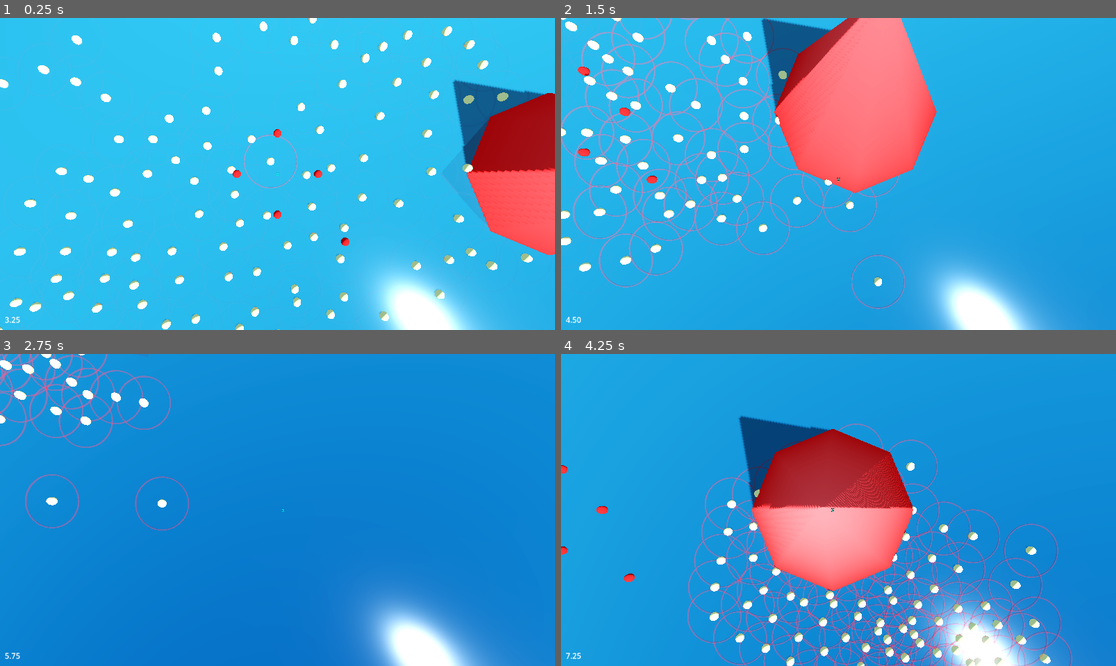
Above: before the commit, frames 1-4 (two rows, left to right).
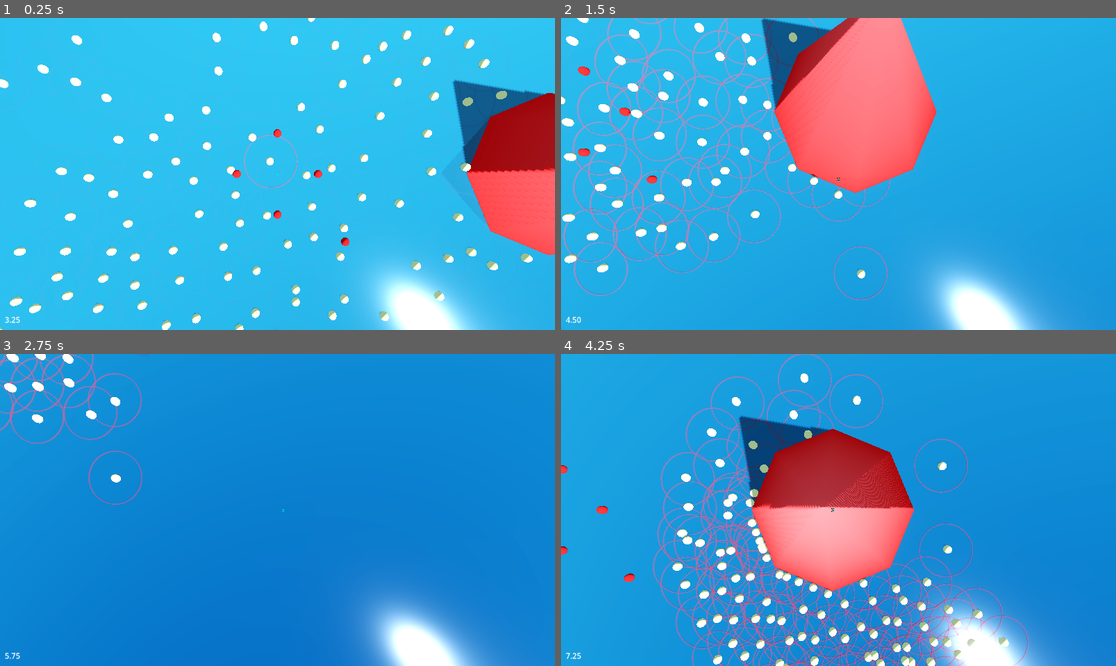
Above: after the commit, the same moments.

Repository: zeke8402/asg-godot-brewing
Game: Godot game, scene res://Scenes/main.tscn
The game is run twice, just before and just after one commit, with the same random seed, the same clock (stepped at 60 frames per second) and the same inputs.
Inputs (mouse positions are in pixels of both pictures, inside the frame that each line leads up to):
- Up to frame 1 (0.25 s): no input
- Up to frame 2 (1.5 s): move the mouse to (960, 158) at 0.52 s; hold D (move_right) 0.53-1.28 s; click (960, 158) at 0.67 s; move the mouse to (727, 189) at 1.27 s; hold S (move_down) from 1.28 s (still down)
- Up to frame 3 (2.75 s): move the mouse to (333, 441) at 2.02 s; release S (move_down) at 2.03 s; hold D (move_right) from 2.03 s (still down)
- Up to frame 4 (4.25 s): move the mouse to (810, 572) at 2.77 s; release D (move_right) at 2.78 s; hold W (move_up) 2.78-3.53 s; click (810, 572) at 2.92 s; move the mouse to (1005, 556) at 3.52 s; hold A (move_left) from 3.53 s (still down)

The runs differ from the first frame. In frame 1, 1.1% of the frame differs, in the area x 0-92%, y 0-100%; in frame 2, 11%; in frame 3, 3.3%; in frame 4, 16%, in the area x 16-93%, y 0-100%.

Commit message:
switching to move_and_collide to ensure yeast cells can collide with fruits. changed collision layers so that yeast cells don't collide with each other.

Diff:
--- a/Scripts/flock.gd
+++ b/Scripts/flock.gd
@@ -107,10 +107,8 @@
 		var to_cell: Vector3 = cell.global_position - global_position
 		if to_cell.length() < 0.001:
 			to_cell = Vector3(1, 0, 0)
-
 		var ideal_position: Vector3 = global_position + to_cell.normalized() * FLOCK_RADIUS
 		var radius_force: Vector3 = (ideal_position - cell.global_position) * RADIUS_STRENGTH
-
 		var separation_force := Vector3.ZERO
 		for other in _cells:
 			if other == cell:
@@ -119,10 +117,19 @@
 			var dist: float = diff.length()
 			if dist < SEPARATION_RADIUS and dist > 0.001:
 				separation_force += diff.normalized() * (SEPARATION_RADIUS - dist) * SEPARATION_STRENGTH
-
 		cell.velocity += (radius_force + separation_force) * delta
-		cell.velocity *= DAMPING
-		cell.global_position += cell.velocity * delta
+		cell.velocity.y = 0.0
+		cell.velocity *= pow(DAMPING, delta)
+		cell.velocity = cell.velocity.limit_length(cellMaxVelocity)
+
+		var body := cell.get_child(0) as CharacterBody3D
+		if body:
+			body.global_position = cell.global_position
+			var collision := body.move_and_collide(cell.velocity * delta)
+			if collision:
+				cell.velocity = cell.velocity.bounce(collision.get_normal()) * 0.1
+			cell.global_position = body.global_position
+			cell.global_position.y = 0.0
 
 
 func _process_flock_idle(delta: float) -> void:
@@ -132,8 +139,6 @@
 	_alignment()
 	_borders(delta)
 	_apply(delta)
-
-
 
 func _detectNeighbors():
 	for i in range(_cells.size()):
@@ -187,7 +192,7 @@
 			average_vel += neighbor.velocity
 		average_vel /= cell.neighbors.size()
 
-		cell.acceleration += average_vel * alignmentWeight
+		cell.acceleration += average_vel.normalized() * alignmentWeight
 
 
 func _borders(delta: float) -> void:
@@ -217,6 +222,15 @@
 	for cell in _cells:
 		cell.velocity += cell.acceleration * delta
 		cell.velocity.y = 0.0
+		cell.velocity *= pow(DAMPING, delta)
 		cell.velocity = cell.velocity.limit_length(cellMaxVelocity)
 		cell.acceleration = Vector3.ZERO
-		cell.global_position += cell.velocity * delta
+
+		var body := cell.get_child(0) as CharacterBody3D
+		if body:
+			body.global_position = cell.global_position
+			var collision := body.move_and_collide(cell.velocity * delta)
+			if collision:
+				cell.velocity = cell.velocity.bounce(collision.get_normal()) * 0.1
+			cell.global_position = body.global_position
+			cell.global_position.y = 0.0
--- a/Scripts/strawberry.gd
+++ b/Scripts/strawberry.gd
@@ -15,6 +15,8 @@
 	shape.set_faces(mesh.get_faces())
 	collision.shape = shape
 	body.add_child(collision)
+	body.collision_layer = 2
+	body.collision_mask = 0  # doesn't need to detect anything
 
 	add_child(mesh_instance)
 	add_child(body)
--- a/Scripts/yeast.gd
+++ b/Scripts/yeast.gd
@@ -17,6 +17,15 @@
 
 func _build_mesh() -> void:
 	var body := CharacterBody3D.new()
+	body.collision_layer = 1
+	body.collision_mask = 2
+
+	var collision := CollisionShape3D.new()
+	var shape := SphereShape3D.new()
+	shape.radius = 0.3
+	collision.shape = shape
+	body.add_child(collision)
+
 	var mesh_instance := MeshInstance3D.new()
 	var sphere := SphereMesh.new()
 	sphere.radius = 0.3
